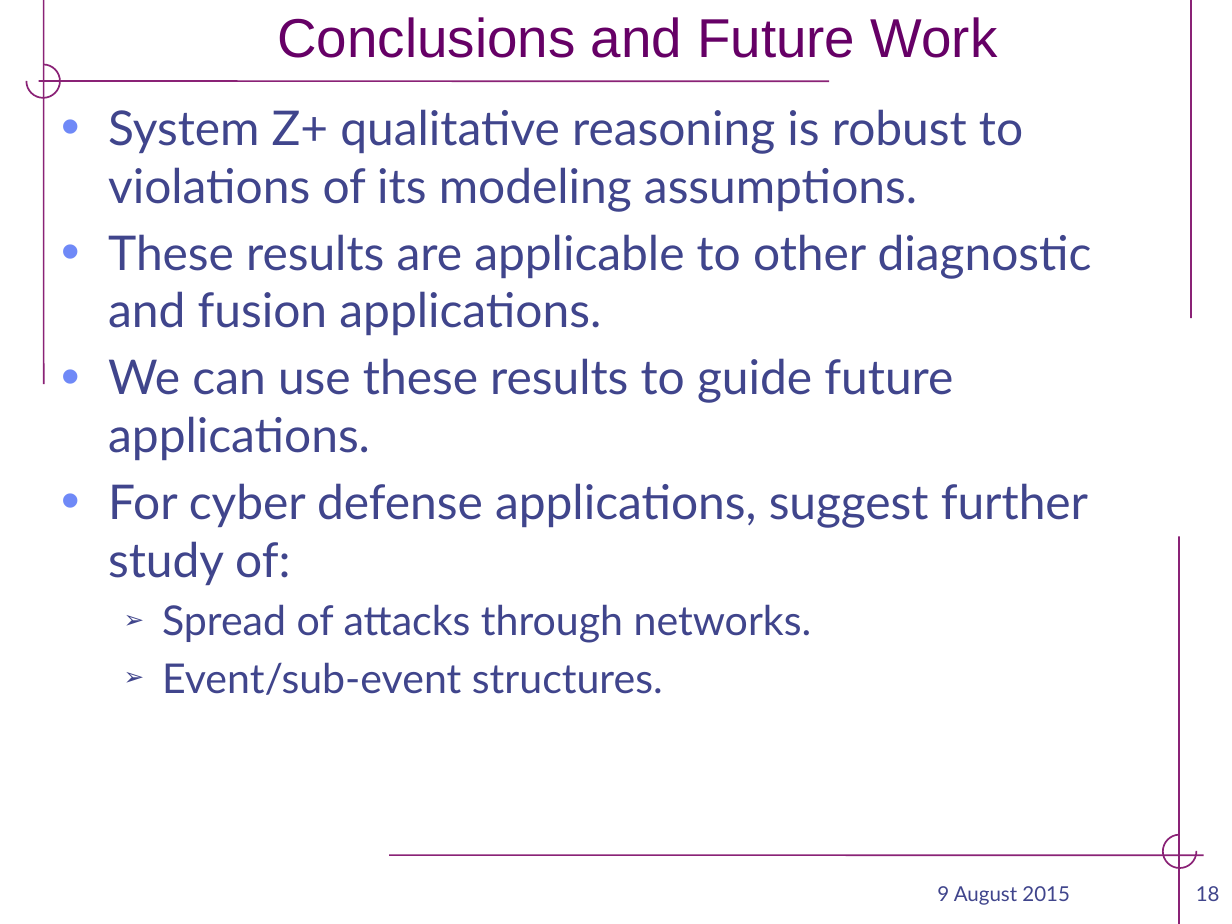
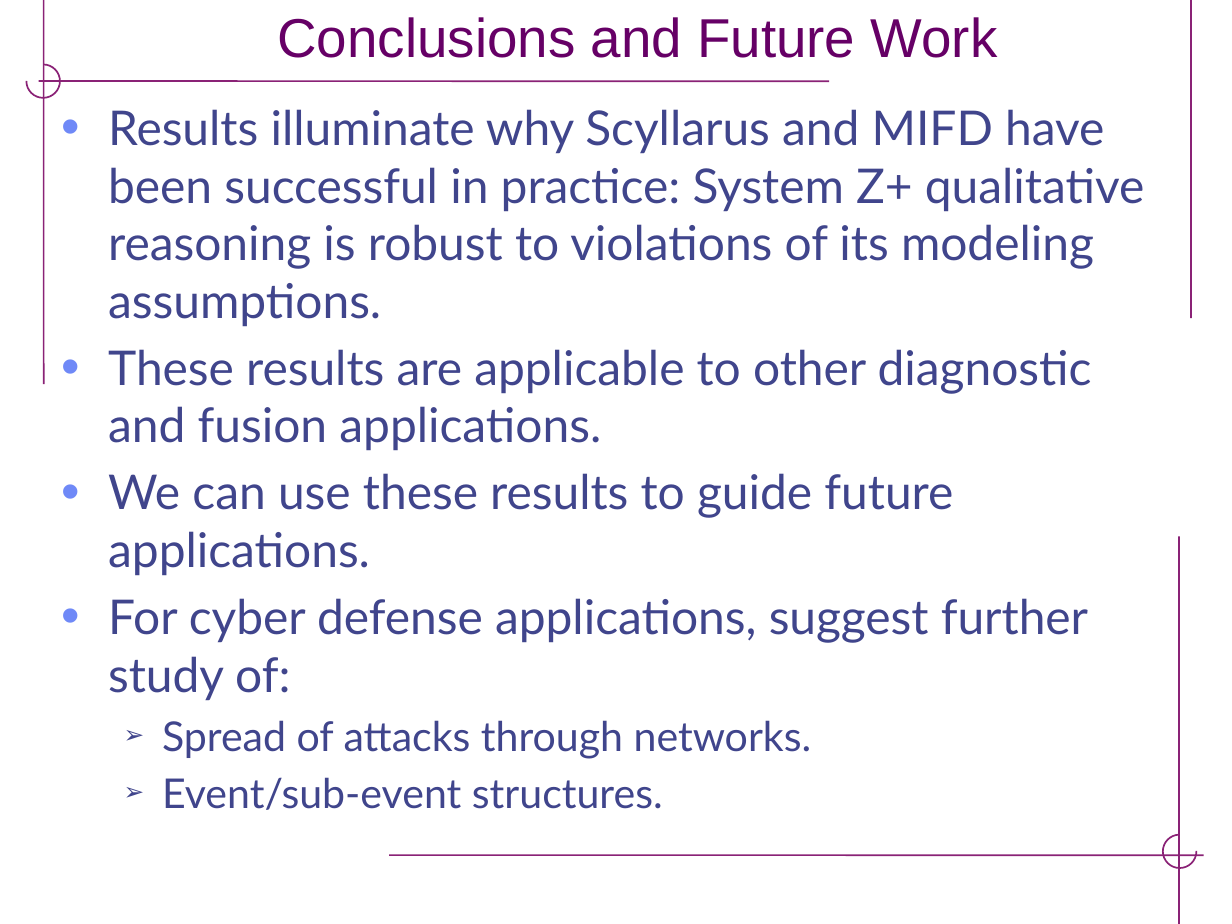
Before and after one commit to siftech/qr-2015-zplus-experiments, a slide deck: slide 19 of qr15-talk.pptx (slide 18 before the commit). Drawn at 1232x924 pixels with LibreOffice and Linux fonts; fonts in the diff are those of the drawing; background and template pictures are left out. Boxes give left, top, right and bottom in pixels: in the first picture for what was removed or moved away, otherwise in the second. Text is boxed around its words. In the diff, an @@ line names an element or a change of style, - is before the commit and + after.

```diff
--- a/qr15-talk.pptx
+++ b/qr15-talk.pptx
@@ text at <box>108,109,1144,327</box>: text changed @@
-• System Z+ qualitative reasoning is robust to violations of its modeling assumptions.
+• Results illuminate why Scyllarus and MIFD have been successful in practice: System Z+ qualitative reasoning is robust to violations of its modeling assumptions.
@@ text removed at <box>937,886,1070,905</box> @@
-9 August 2015
@@ page number removed at <box>1196,886,1220,901</box> @@
-18
```
Also in this commit, not shown: 14 other slides changed, 4 slides added, 4 slides removed.
